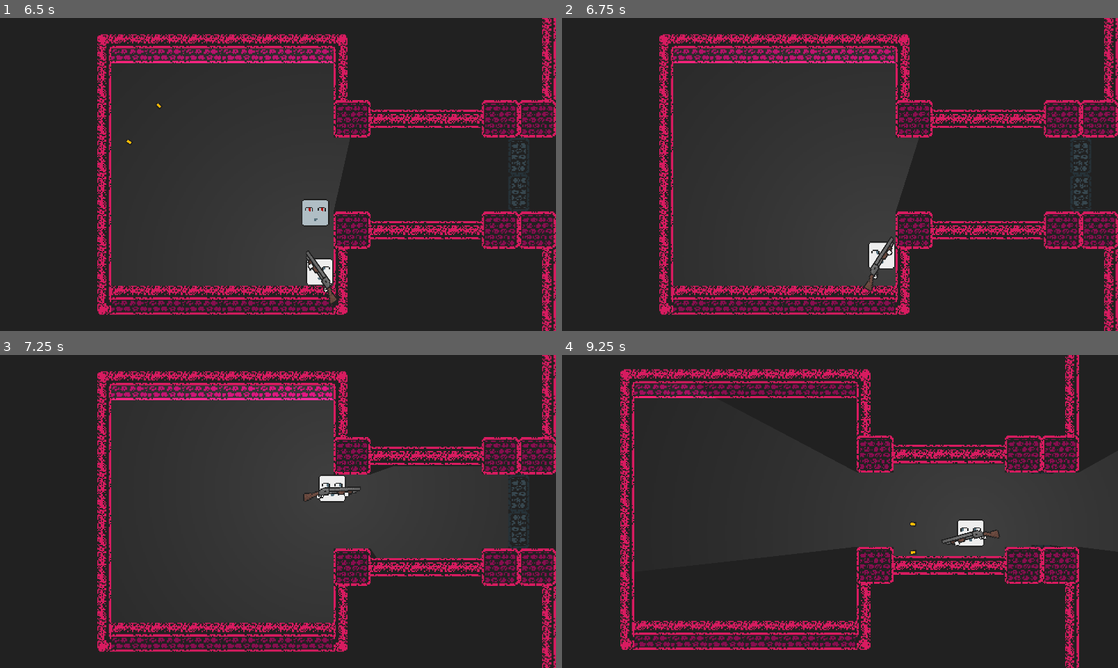
Above: before the commit, frames 1-4 (two rows, left to right).
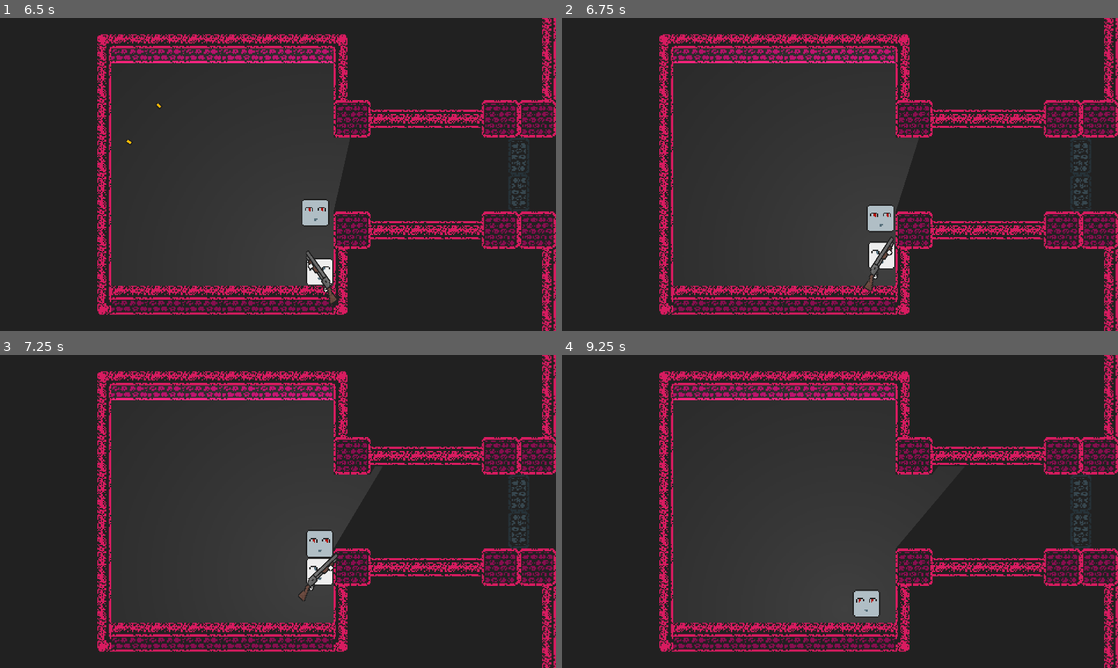
Above: after the commit, the same moments.

Repository: desyatkoff/shapekilla
Game: Godot game, scene res://world.tscn
The game is run twice, just before and just after one commit, with the same random seed, the same clock (stepped at 60 frames per second) and the same inputs.
Inputs (mouse positions are in pixels of both pictures, inside the frame that each line leads up to):
- Up to frame 1 (6.5 s): move the mouse to (400, 158) at 0.52 s; hold D (right) 0.53-1.28 s; click (400, 158) at 0.6 s; move the mouse to (166, 190) at 1.27 s; hold S (down) 1.28-2.03 s; click (166, 190) at 1.35 s; move the mouse to (333, 105) at 2.02 s; hold D (right) 2.03-2.78 s; click (333, 105) at 2.1 s; move the mouse to (250, 237) at 2.77 s; hold W (up) 2.78-3.53 s; click (250, 237) at 2.85 s; move the mouse to (444, 221) at 3.52 s; hold A (left) 3.53-5.03 s; click (444, 221) at 3.6 s; move the mouse to (111, 127) at 4.27 s; click (111, 127) at 4.35 s; move the mouse to (305, 174) at 5.02 s; hold S (down) 5.03-5.78 s; click (305, 174) at 5.1 s; move the mouse to (194, 96) at 5.77 s; hold D (right) from 5.78 s (still down); click (194, 96) at 5.85 s
- Up to frame 2 (6.75 s): move the mouse to (962, 158) at 6.52 s; release D (right) at 6.53 s; hold W (up) from 6.53 s (still down); click (962, 158) at 6.6 s
- Up to frame 3 (7.25 s): keep holding W (up)
- Up to frame 4 (9.25 s): move the mouse to (728, 527) at 7.27 s; release W (up) at 7.28 s; hold D (right) 7.28-8.03 s; click (728, 527) at 7.35 s; move the mouse to (895, 442) at 8.02 s; hold S (down) 8.03-8.78 s; click (895, 442) at 8.1 s; move the mouse to (812, 574) at 8.77 s; hold A (left) from 8.78 s (still down); click (812, 574) at 8.85 s

Frame 1 is identical in both runs. In frame 2, 0.4% of the frame differs, in the area x 54-60%, y 59-69%; in frame 3, 2.8%; in frame 4, 27%, in the area x 10-100%, y 0-100%.

Commit message:
feat: health and death

Diff:
--- a/character.gd
+++ b/character.gd
@@ -2,7 +2,10 @@
 class_name Character
 
 @onready var body_sprite = $Body
+@onready var attack_cooldown_timer = $AttackCooldownTimer
 
+@export var max_health = 10
+@export var health = 10
 @export var max_speed = 80
 @export var acceleration = 40
 @export var friction = 0.16
@@ -11,9 +14,19 @@
 var current_room_slot: Node2D
 var current_room_slot_id: int
 
+func _process(_delta: float) -> void:
+	if health > max_health:
+		health = max_health
+
+	if health <= 0:
+		die()
+
 func _physics_process(_delta: float) -> void:
 	velocity = lerp(velocity, Vector2.ZERO, friction)
 	move_and_slide()
 
 func move() -> void:
 	velocity += (direction.normalized() * acceleration).limit_length(max_speed)
+
+func die() -> void:
+	queue_free()
--- a/character.tscn
+++ b/character.tscn
@@ -19,6 +19,10 @@
 [node name="CollisionShape2D" type="CollisionShape2D" parent="." unique_id=720041274]
 shape = SubResource("RectangleShape2D_pjt0s")
 
+[node name="AttackCooldownTimer" type="Timer" parent="." unique_id=1642942915]
+wait_time = 0.25
+one_shot = true
+
 [node name="FiniteStateMachine" type="Node" parent="." unique_id=1331044783]
 script = ExtResource("3_wa5vi")
 metadata/_custom_type_script = "uid://c8a6ug81mbv6b"
--- a/enemy_character.gd
+++ b/enemy_character.gd
@@ -18,14 +18,20 @@
 	get_parent().get_parent().register_enemy(self)
 
 func _process(_delta: float) -> void:
-	if should_check_player:
+	if health > max_health:
+		health = max_health
+
+	if health <= 0:
+		die()
+
+	if should_check_player and is_instance_valid(player):
 		if player.current_room_slot_id == current_room_slot_id:
 			should_check_player = false
 			should_chase_player = true
 		else:
 			should_chase_player = false
 
-	if fsm.state == fsm.states.chase:
+	if fsm.state == fsm.states.chase and is_instance_valid(player):
 		var player_direction = (player.global_position - global_position).normalized()
 
 		if player_direction.x > 0 and body_sprite.flip_h:
@@ -35,7 +41,10 @@
 			body_sprite.flip_h = true
 
 func _get_path_to_player() -> void:
-	nav_agent.target_position = player.position
+	if is_instance_valid(player):
+		nav_agent.target_position = player.position
+	else:
+		nav_agent.target_position = position
 
 func _on_navigation_timer_timeout() -> void:
 	if should_chase_player:
@@ -48,6 +57,6 @@
 func chase() -> void:
 	direction = (nav_agent.get_next_path_position() - global_position).normalized()
 
-func die():
+func die() -> void:
 	died.emit()
 	queue_free()
--- a/melee_enemy.gd
+++ b/melee_enemy.gd
@@ -1,2 +1,9 @@
 extends EnemyCharacter
 class_name MeleeEnemyCharacter
+
+@onready var hitbox = $Hitbox
+
+func _on_attack_cooldown_timer_timeout() -> void:
+	for body in hitbox.get_overlapping_bodies():
+		if body is PlayerCharacter:
+			body.health -= 1
--- a/melee_enemy.tscn
+++ b/melee_enemy.tscn
@@ -5,11 +5,27 @@
 [ext_resource type="Texture2D" uid="uid://b5w6fxsokc21y" path="res://enemy.png" id="2_legso"]
 [ext_resource type="Script" uid="uid://cwpfyx8gj57aa" path="res://melee_enemy_fsm.gd" id="4_j2cp2"]
 
+[sub_resource type="RectangleShape2D" id="RectangleShape2D_kj6g3"]
+size = Vector2(32, 32)
+
 [node name="MeleeEnemy" unique_id=757774300 instance=ExtResource("1_vn61j")]
 script = ExtResource("2_kj6g3")
 
 [node name="Body" parent="." index="0" unique_id=2120351308]
 texture = ExtResource("2_legso")
 
-[node name="FiniteStateMachine" parent="." index="4" unique_id=1331044783]
+[node name="Hitbox" type="Area2D" parent="." index="2" unique_id=251164309]
+collision_layer = 4
+collision_mask = 2
+
+[node name="CollisionShape2D" type="CollisionShape2D" parent="Hitbox" index="0" unique_id=382674697]
+shape = SubResource("RectangleShape2D_kj6g3")
+
+[node name="AttackCooldownTimer" parent="." index="5" unique_id=1642942915]
+one_shot = false
+autostart = true
+
+[node name="FiniteStateMachine" parent="." index="6" unique_id=1331044783]
 script = ExtResource("4_j2cp2")
+
+[connection signal="timeout" from="AttackCooldownTimer" to="." method="_on_attack_cooldown_timer_timeout"]
--- a/player.gd
+++ b/player.gd
@@ -3,12 +3,24 @@
 
 @onready var shotgun_sprite = $Body/Shotgun
 @onready var camera = $Camera2D
-@onready var attack_cd_timer = $AttackCooldownTimer
+@onready var light = $PointLight2D
 
 @onready var shotgun_projectile_scene = preload("res://shotgun_projectile.tscn")
 
+var shotgun_shots = 4
+
 func _process(delta: float) -> void:
-	shotgun_sprite.rotation = lerp_angle(shotgun_sprite.rotation, global_position.angle_to_point(get_global_mouse_position()), 10.0 * delta)
+	if health > max_health:
+		health = max_health
+
+	if health <= 0:
+		die()
+
+	shotgun_sprite.rotation = lerp_angle(
+		shotgun_sprite.rotation,
+		global_position.angle_to_point(get_global_mouse_position()),
+		10.0 * delta
+	)
 
 	var mouse_direction = (get_global_mouse_position() - global_position).normalized()
 
@@ -87,8 +99,8 @@
 	if Input.is_action_pressed("right"):
 		direction += Vector2.RIGHT
 
-	if Input.is_action_just_pressed("shoot") and attack_cd_timer.is_stopped():
-		attack_cd_timer.start()
+	if Input.is_action_just_pressed("shoot") and attack_cooldown_timer.is_stopped():
+		attack_cooldown_timer.start()
 
 		var shotgun_position = shotgun_sprite.position
 		var shotgun_direction = shotgun_sprite.transform.x.normalized()
@@ -98,10 +110,19 @@
 
 		create_tween().tween_property(shotgun_sprite, "position", shotgun_position, 0.2)
 
-		for i in range(-2, 2):
+		for i in range(shotgun_shots / -2, shotgun_shots / 2):
 			var shotgun_projectile = shotgun_projectile_scene.instantiate()
 			shotgun_projectile.global_position = shotgun_sprite.global_position
 			shotgun_projectile.global_rotation = shotgun_sprite.global_rotation + i * 0.2
-			shotgun_projectile.who_shot = $"."
+			shotgun_projectile.who_shot = self
 
 			get_tree().current_scene.get_node("Debris").add_child(shotgun_projectile)
+
+func die() -> void:
+	camera.limit_smoothed = false
+	camera.position_smoothing_enabled = false
+	camera.reparent(get_tree().current_scene)
+
+	light.reparent(get_tree().current_scene)
+
+	queue_free()
--- a/player.tscn
+++ b/player.tscn
@@ -41,9 +41,5 @@
 shadow_enabled = true
 texture = SubResource("GradientTexture2D_sweqy")
 
-[node name="AttackCooldownTimer" type="Timer" parent="." index="4" unique_id=1732105827]
-wait_time = 0.25
-one_shot = true
-
 [node name="FiniteStateMachine" parent="." index="5" unique_id=1331044783]
 script = ExtResource("4_hqtel")
--- a/room_slot.gd
+++ b/room_slot.gd
@@ -4,5 +4,5 @@
 @export var id: int
 
 func _on_character_detector_body_entered(body: Node2D) -> void:
-	body.current_room_slot = $"."
+	body.current_room_slot = self
 	body.current_room_slot_id = id
--- a/shotgun_projectile.gd
+++ b/shotgun_projectile.gd
@@ -16,7 +16,8 @@
 func _on_hitbox_body_entered(body: Node2D) -> void:
 	if body != who_shot:
 		if body is Character:
-			body.die()
+			body.health -= 1
+			body.velocity -= body.direction * 128
 
 		queue_free()
 
